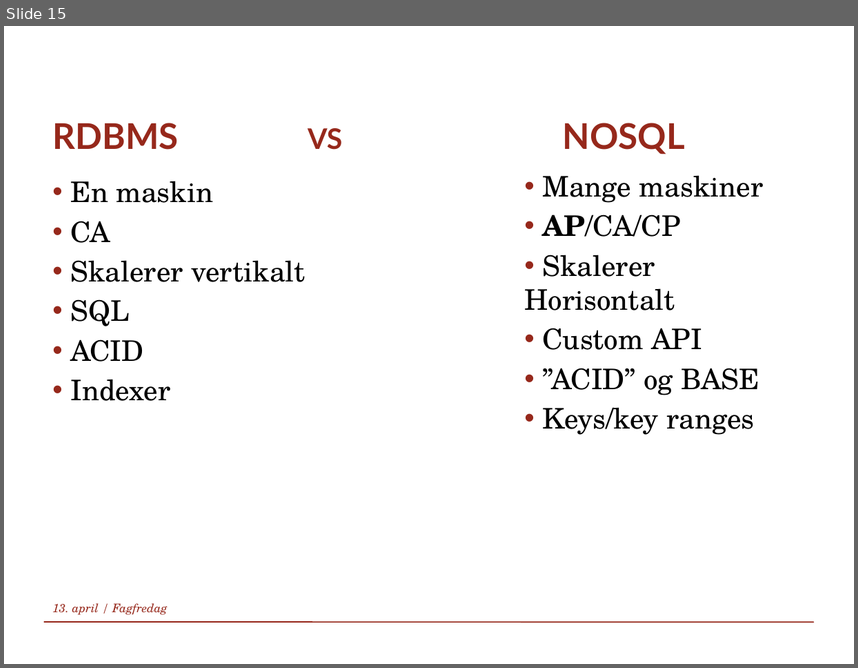
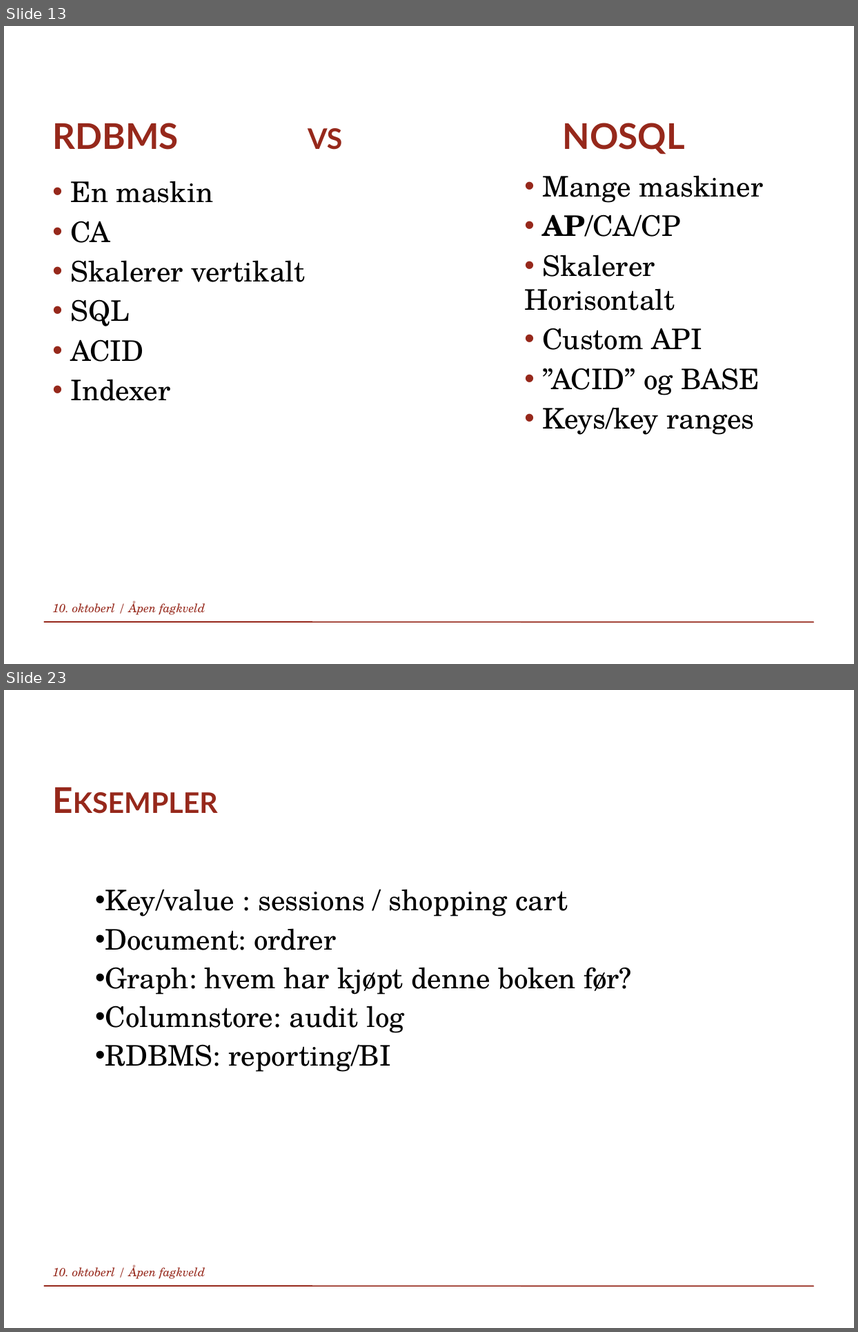
Before and after one commit to mariusin79/FagkveldOktober, a slide deck: Slides/Polyglot persistence.pptx. Shown one above the other, each under a label of ours: slide 15 before the commit, slides 13 and 23 after it; the slides between them are not shown. The pictures are 858x668 and 858x1332 pixels, drawn with LibreOffice and Linux fonts; fonts in the diff are those of the drawing; background and template pictures are left out. Boxes give left, top, right and bottom in pixels: in the first picture for what was removed or moved away, otherwise in the second. Text is boxed around its words. In the diff, an @@ line names an element or a change of style, - is before the commit and + after.

```diff
--- a/Slides/Polyglot persistence.pptx
+++ b/Slides/Polyglot persistence.pptx
@@ slide 23 added at [4,690,854,1328], background #FFFFFF; not listed: 1 template element that a slide beside it also shows @@
@@ title added at [44,773,813,825], 30 pt, text #96281B, bold, small capitals @@
+Eksempler
@@ text added at [105,889,632,1072], 24 pt, text #000000 @@
+  • Key/value : sessions / shopping cart
+  • Document: ordrer
+  • Graph: hvem har kjøpt denne boken før?
+  • Columnstore: audit log
+  • RDBMS: reporting/BI
@@ text added at [52,1264,205,1279], 10 pt, text #96281B, italic @@
+10. oktoberl / Åpen fagkveld
@@ what was slide 15 is now slide 13 @@
@@ slide 13 changed as well @@
@@ text at [52,600,205,615]: text changed @@
-13. april / Fagfredag
+10. oktoberl / Åpen fagkveld
```
Also in this commit, not shown: 7 other slides changed, 15 other slides added, 6 slides removed.
